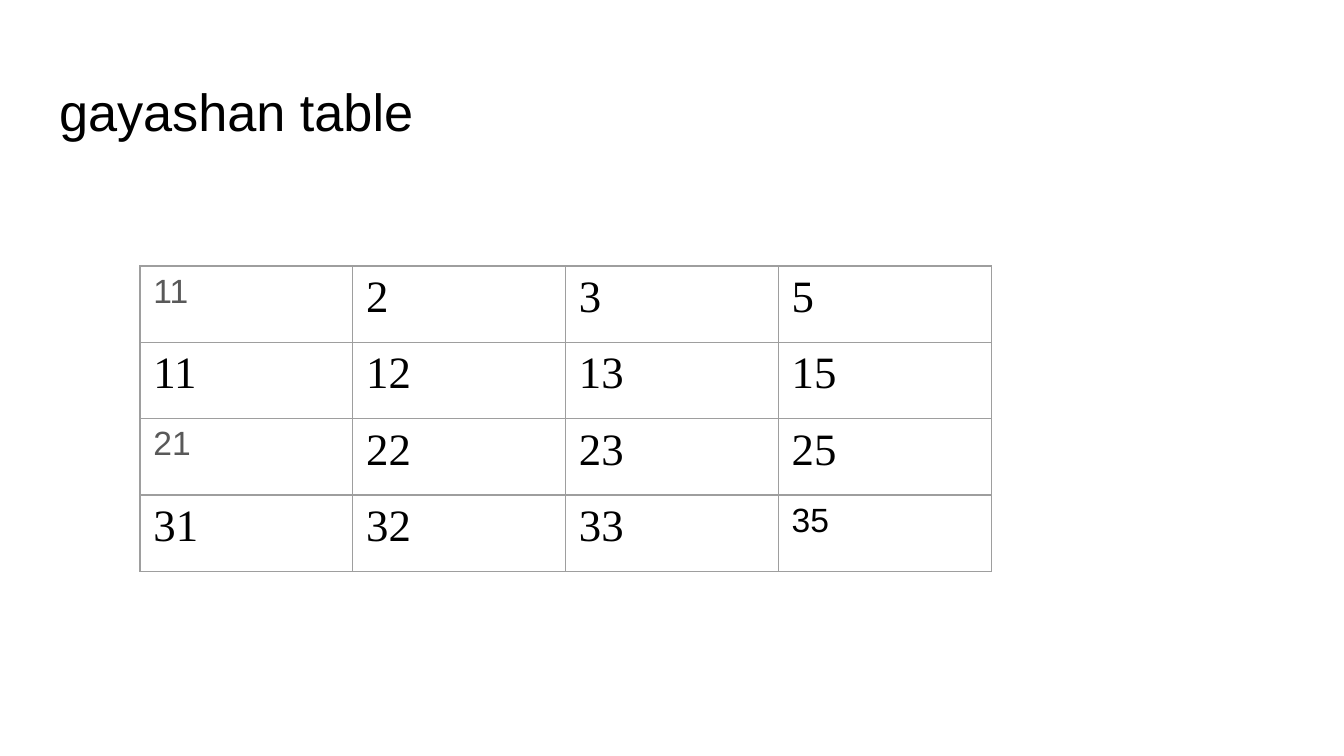
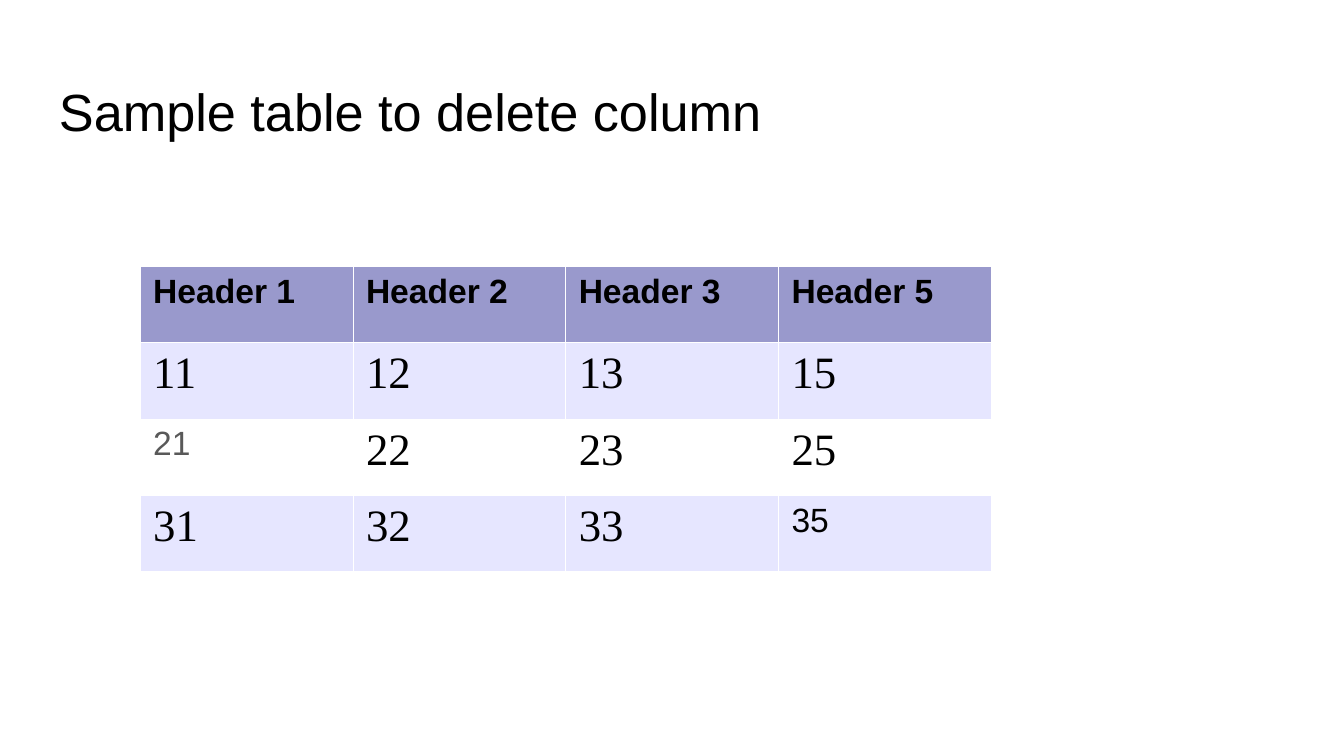
Before and after one commit to GayashanSameera/PythonPPTXGen, a slide deck: slide 6 of output.pptx. Drawn at 1344x756 pixels with LibreOffice and Linux fonts; fonts in the diff are those of the drawing. Boxes give left, top, right and bottom in pixels: in the first picture for what was removed or moved away, otherwise in the second. Text is boxed around its words. In the diff, an @@ line names an element or a change of style, - is before the commit and + after.

```diff
--- a/output.pptx
+++ b/output.pptx
@@ text at box(59, 93, 761, 141): text changed @@
-gayashan table
+Sample table to delete column
@@ table at box(140, 266, 989, 571) @@
-row 1: 11 | 2 | 3 | 5
+row 1: Header 1 | Header 2 | Header 3 | Header 5
@@ fill none to #9999CC in row 1 @@
@@ fill none to #E6E6FF in 8 cells @@
@@ fill none to #FFFFFF in row 3 @@
@@ borders changed @@
```
Also in this commit, not shown: 4 other slides changed, 2 slides added, 2 slides removed, 3 other files.
